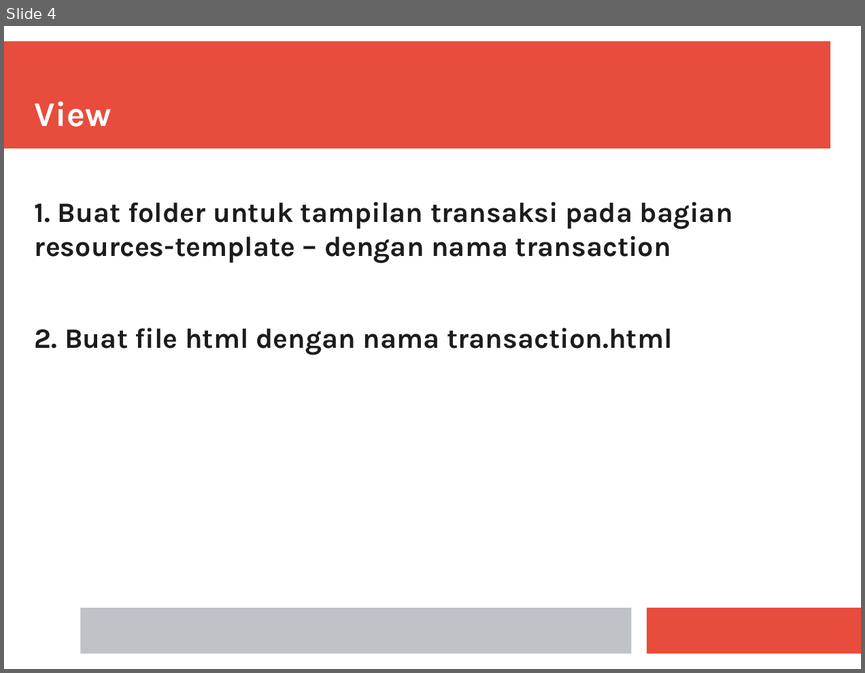
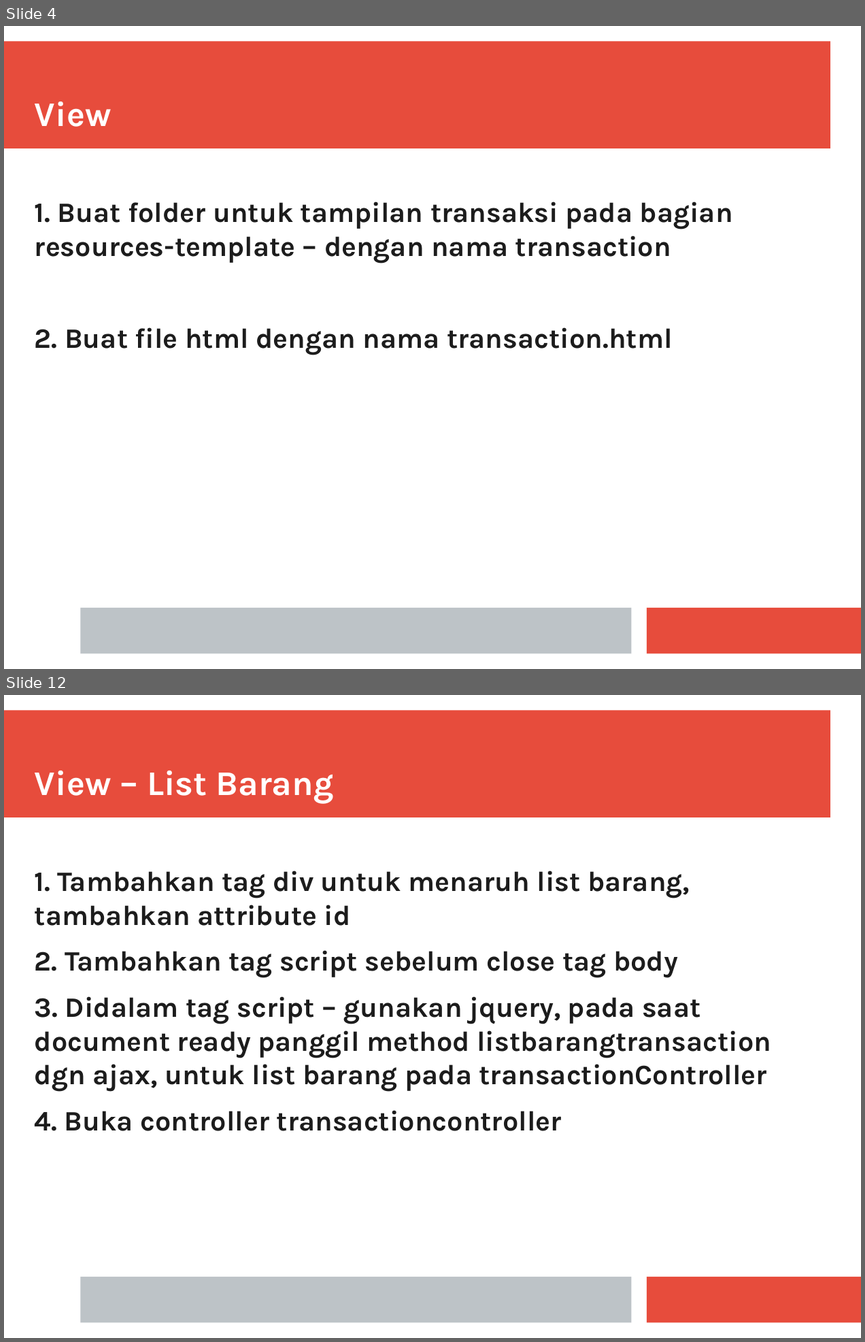
Before and after one commit to farouksyah/javatechnology198, a slide deck: docs/TransactionGuidances.pptx. Shown one above the other, each under a label of ours: slide 4 before the commit, slides 4 and 12 after it; the slides between them are not shown. The pictures are 865x673 and 865x1342 pixels, drawn with LibreOffice and Linux fonts; fonts in the diff are those of the drawing. Boxes give left, top, right and bottom in pixels: in the first picture for what was removed or moved away, otherwise in the second. Text is boxed around its words. In the diff, an @@ line names an element or a change of style, - is before the commit and + after.

Commit message:
update document transaction Section A

```diff
--- a/docs/TransactionGuidances.pptx
+++ b/docs/TransactionGuidances.pptx
@@ slide 12 added at box(4, 695, 861, 1338), background #FFFFFF; not listed: 3 template elements that a slide beside it also shows @@
@@ text added at box(35, 770, 333, 803), 32 pt, text #FFFFFF, bold @@
+View – List Barang
@@ text added at box(35, 870, 771, 1131), 26 pt, text #1C1C1C, bold @@
+1. Tambahkan tag div untuk menaruh list barang, tambahkan attribute id
+2. Tambahkan tag script sebelum close tag body
+3. Didalam tag script – gunakan jquery, pada saat document ready panggil method listbarangtransaction dgn ajax, untuk list barang pada transactionController
+4. Buka controller transactioncontroller
```
Also in this commit, not shown: 1 slide changed, 10 other slides added, 4 slides removed, 1 other file.
